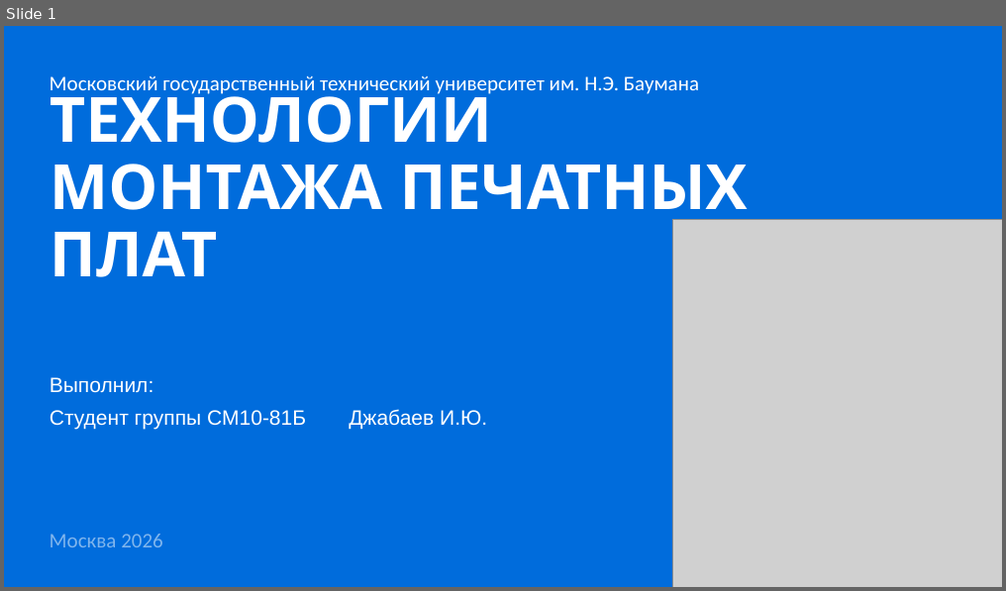
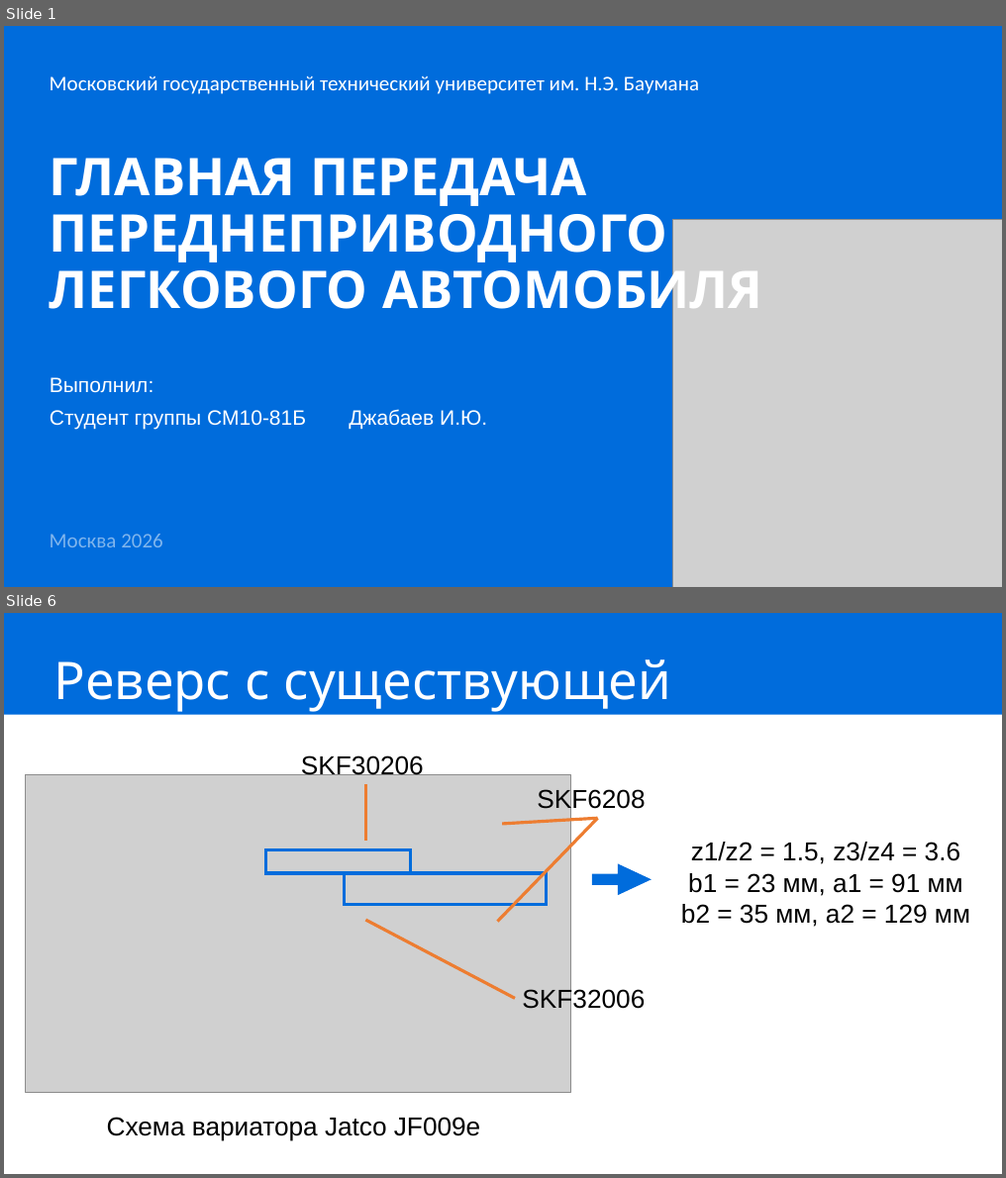
Before and after one commit to IbrahimDzheby/Diplom, a slide deck: НИРС2/Защита.pptx. Shown one above the other, each under a label of ours: slide 1 before the commit, slides 1 and 6 after it; the slides between them are not shown. The pictures are 1006x591 and 1006x1178 pixels, drawn with LibreOffice and Linux fonts; fonts in the diff are those of the drawing; grey boxes stand for pictures. Boxes give left, top, right and bottom in pixels: in the first picture for what was removed or moved away, otherwise in the second. Text is boxed around its words. In the diff, an @@ line names an element or a change of style, - is before the commit and + after.

```diff
--- a/НИРС2/Защита.pptx
+++ b/НИРС2/Защита.pptx
@@ slide 6 added at [4, 613, 1002, 1174], background #FFFFFF @@
@@ rectangle added at [4, 613, 1002, 715], fill #006CDC @@
@@ title added at [54, 660, 671, 776], 50 pt, text #FFFFFF @@
+Реверс с существующей трансмиссии
@@ text added at [301, 754, 424, 775], 25 pt, text #000000 @@
+SKF30206
@@ picture added at [25, 775, 570, 1092] @@
@@ line added from (365, 784) to (365, 841), #ED7D31 3 pt @@
@@ text added at [537, 787, 645, 814], 25 pt, text #000000 @@
+SKF6208
@@ line added from (598, 818) to (497, 922), #ED7D31 3 pt @@
@@ line added from (598, 818) to (503, 824), #ED7D31 3 pt @@
@@ text added at [681, 842, 970, 927], 25 pt, text #000000 @@
+z1/z2 = 1.5, z3/z4 = 3.6
+b1 = 23 мм, a1 = 91 мм
+b2 = 35 мм, a2 = 129 мм
@@ rectangle added at [265, 851, 411, 873], outline #006CDC 3 pt @@
@@ rectangle added at [344, 873, 546, 905], outline #006CDC 3 pt @@
@@ right arrow added at [592, 863, 651, 895], fill #006CDC @@
@@ line added from (515, 998) to (365, 920), #ED7D31 3 pt @@
@@ text added at [522, 987, 645, 1014], 25 pt, text #000000 @@
+SKF32006
@@ text added at [107, 1117, 480, 1142], 25 pt, text #000000 @@
+Схема вариатора Jatco JF009e
@@ slide 1 changed as well @@
@@ title at [50, 158, 763, 322]: text changed; size 60 to 50 pt @@
-ТЕХНОЛОГИИ МОНТАЖА ПЕЧАТНЫХ ПЛАТ
+ГЛАВНАЯ ПЕРЕДАЧА
+ПЕРЕДНЕПРИВОДНОГО
+ЛЕГКОВОГО АВТОМОБИЛЯ
```
Also in this commit, not shown: 10 other slides added, 10 slides removed, 20 other files.
